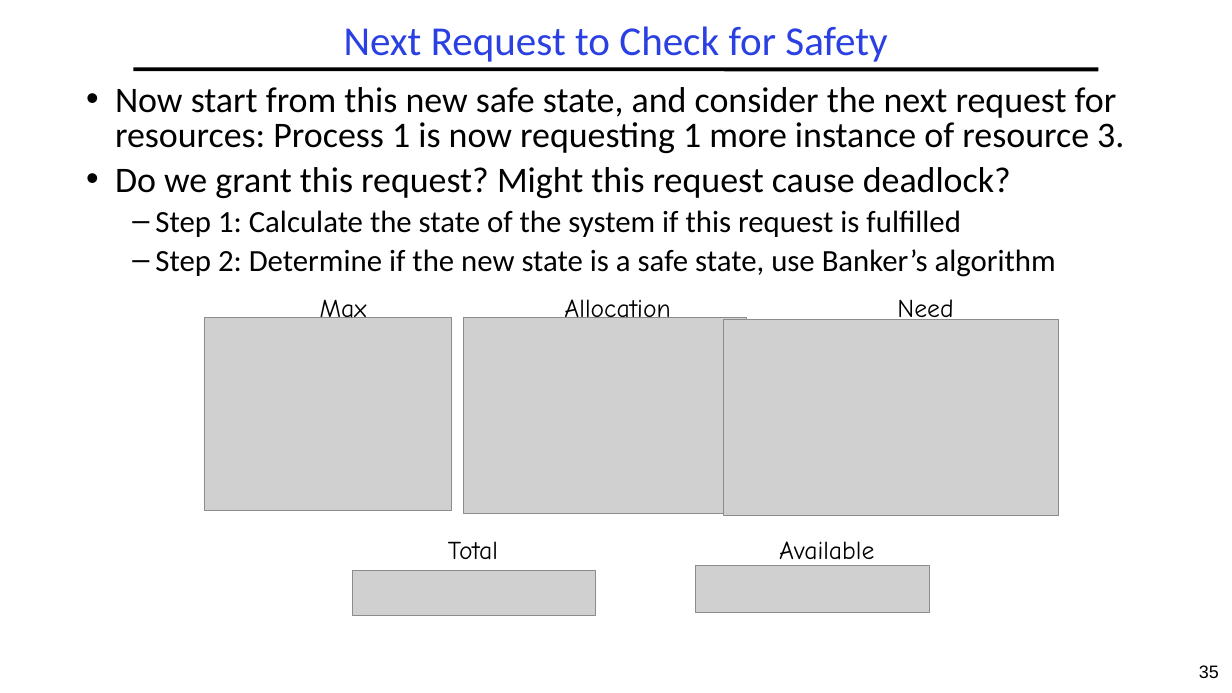
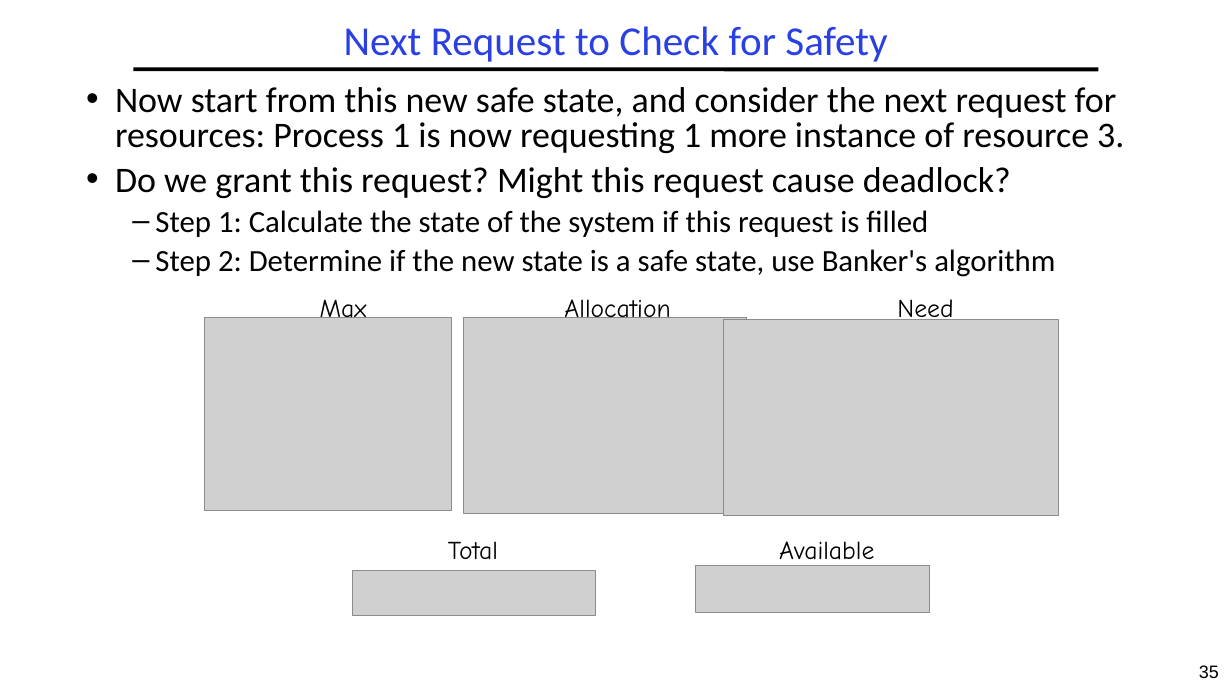
Before and after one commit to guhofstra/CSC112Fa26, a slide deck: slide 35 of PPTs/L4-Deadlocks.pptx. Drawn at 1232x693 pixels with LibreOffice and Linux fonts; fonts in the diff are those of the drawing; grey boxes stand for pictures. Boxes give left, top, right and bottom in pixels: in the first picture for what was removed or moved away, otherwise in the second. Text is boxed around its words. In the diff, an @@ line names an element or a change of style, - is before the commit and + after.

```diff
--- a/PPTs/L4-Deadlocks.pptx
+++ b/PPTs/L4-Deadlocks.pptx
@@ text at bbox=[155, 210, 1055, 277]: text changed @@
-  – Step 1: Calculate the state of the system if this request is fulfilled
-  – Step 2: Determine if the new state is a safe state, use Banker’s algorithm
+  – Step 1: Calculate the state of the system if this request is filled
+  – Step 2: Determine if the new state is a safe state, use Banker's algorithm
```
Also in this commit, not shown: 19 other slides changed, 5 other files.
